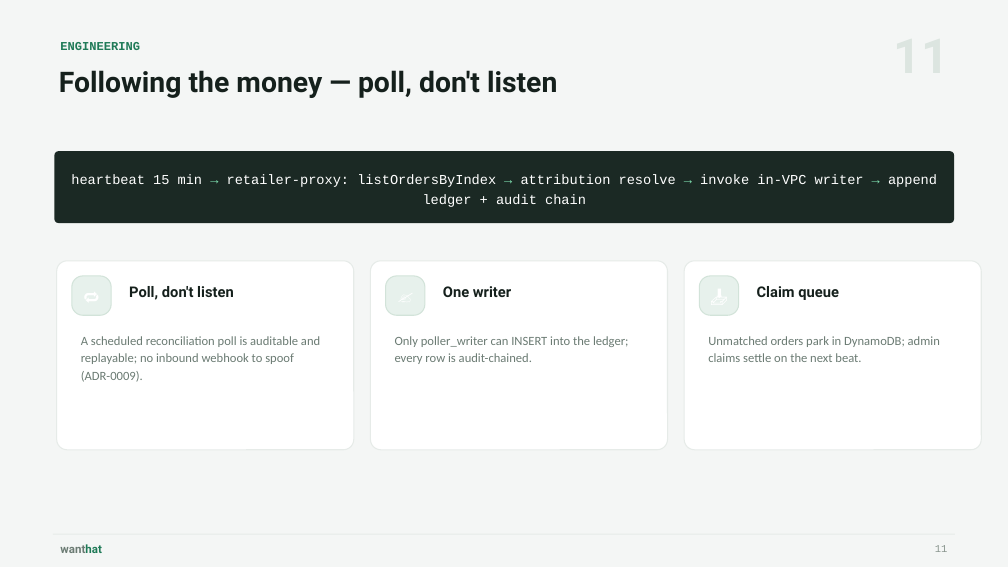
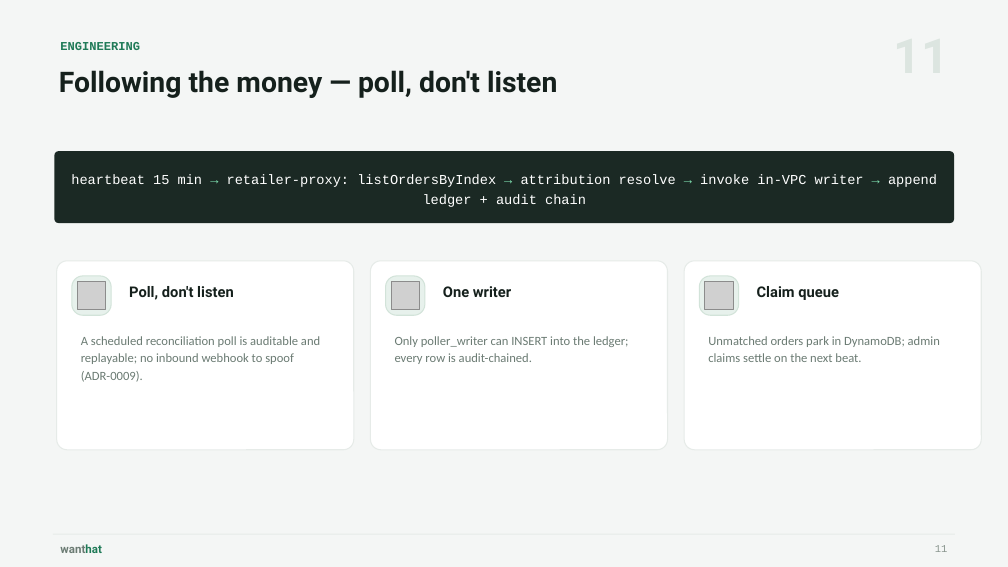
Before and after one commit to wanthat-app/monorepo, a slide deck: slide 11 of slides/wanthat-presentation.pptx. Drawn at 1008x567 pixels with LibreOffice and Linux fonts; fonts in the diff are those of the drawing; grey boxes stand for pictures. Boxes give left, top, right and bottom in pixels: in the first picture for what was removed or moved away, otherwise in the second. Text is boxed around its words. In the diff, an @@ line names an element or a change of style, - is before the commit and + after.

```diff
--- a/slides/wanthat-presentation.pptx
+++ b/slides/wanthat-presentation.pptx
@@ text in rounded rectangle at [72,276,111,315]: text removed @@
-🔁
@@ picture added at [77,281,105,309] @@
@@ text in rounded rectangle at [386,276,425,315]: text removed @@
-✍️
@@ picture added at [391,281,419,309] @@
@@ text in rounded rectangle at [699,276,739,315]: text removed @@
-📥
@@ picture added at [705,281,733,309] @@
```
Also in this commit, not shown: 11 other slides changed.
